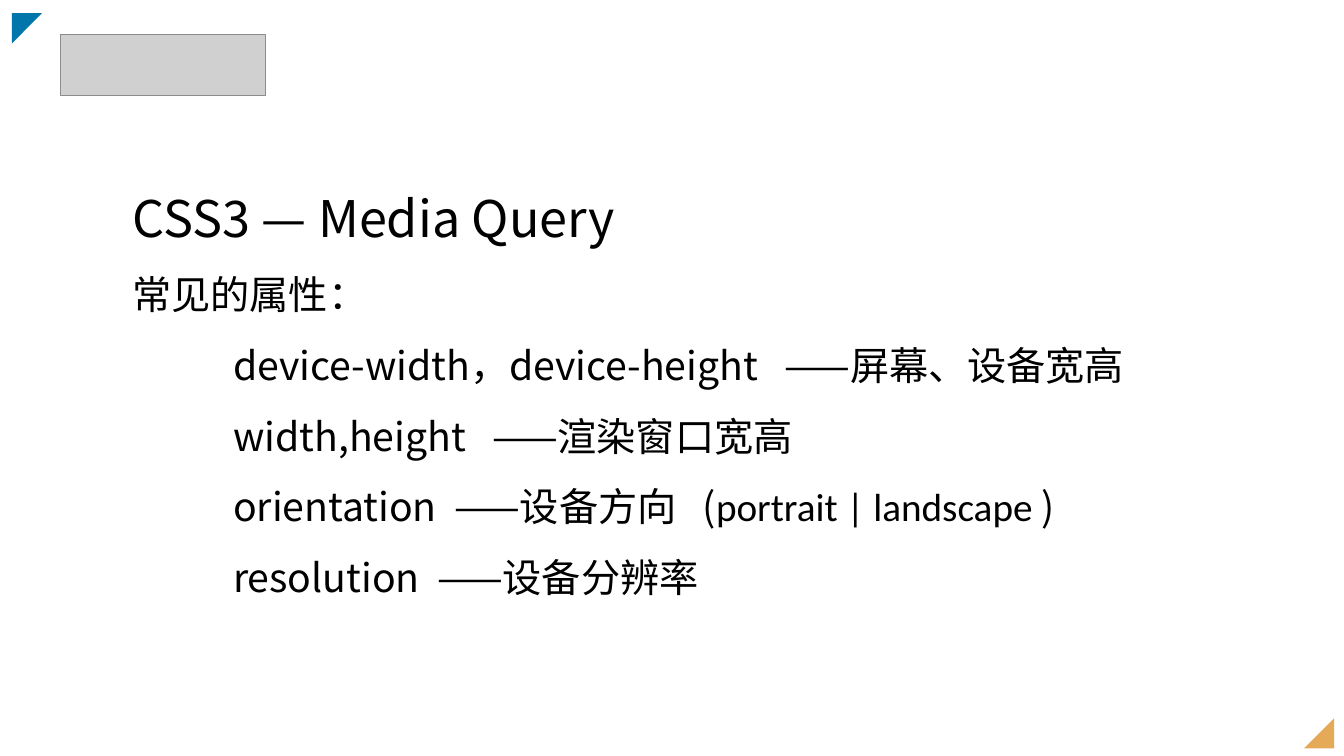
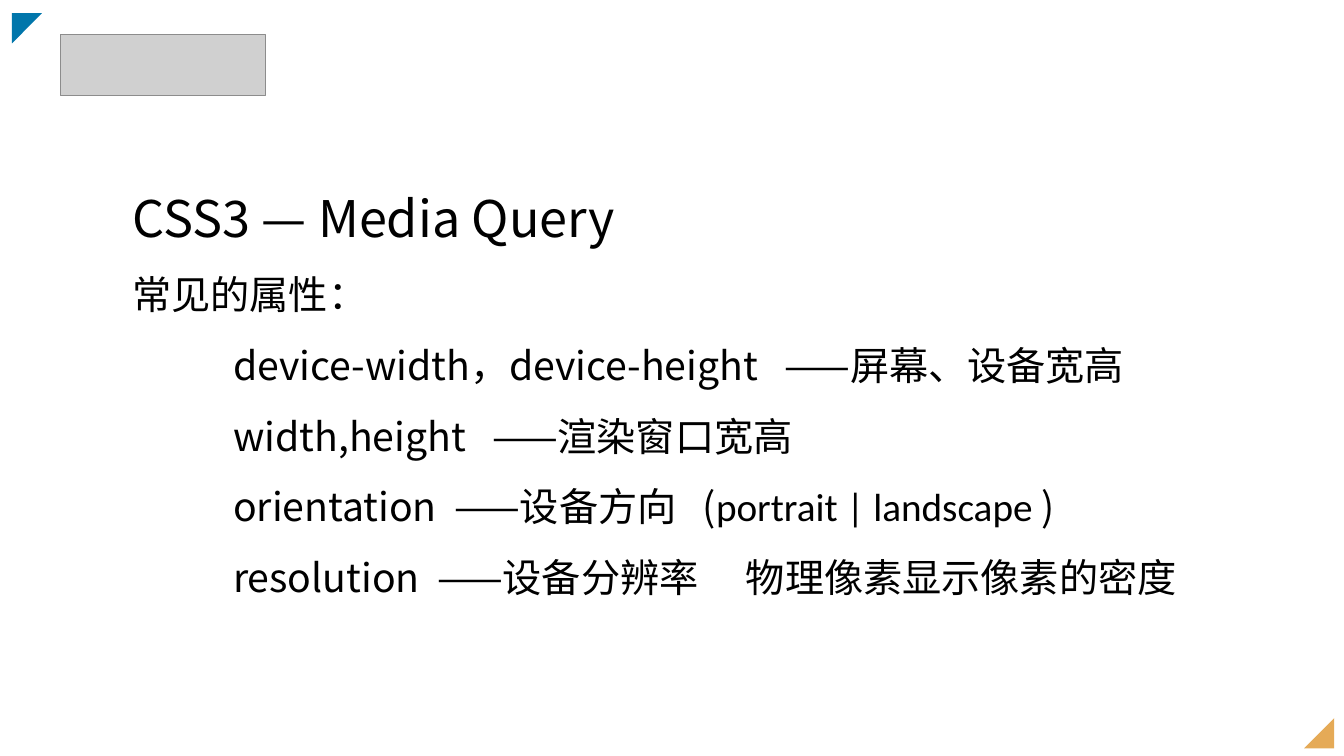
Before and after one commit to johnnysw/fellows17, a slide deck: slide 8 of 移动端开发/响应式设计/响应式设计.pptx. Drawn at 1344x756 pixels with LibreOffice and Linux fonts; fonts in the diff are those of the drawing; grey boxes stand for pictures. Boxes give left, top, right and bottom in pixels: in the first picture for what was removed or moved away, otherwise in the second. Text is boxed around its words. In the diff, an @@ line names an element or a change of style, - is before the commit and + after.

```diff
--- a/移动端开发/响应式设计/响应式设计.pptx
+++ b/移动端开发/响应式设计/响应式设计.pptx
@@ text at [233,558,1177,595]: text changed @@
-resolution ——设备分辨率
+resolution ——设备分辨率 物理像素显示像素的密度
```
Also in this commit, not shown: 5 other files.
